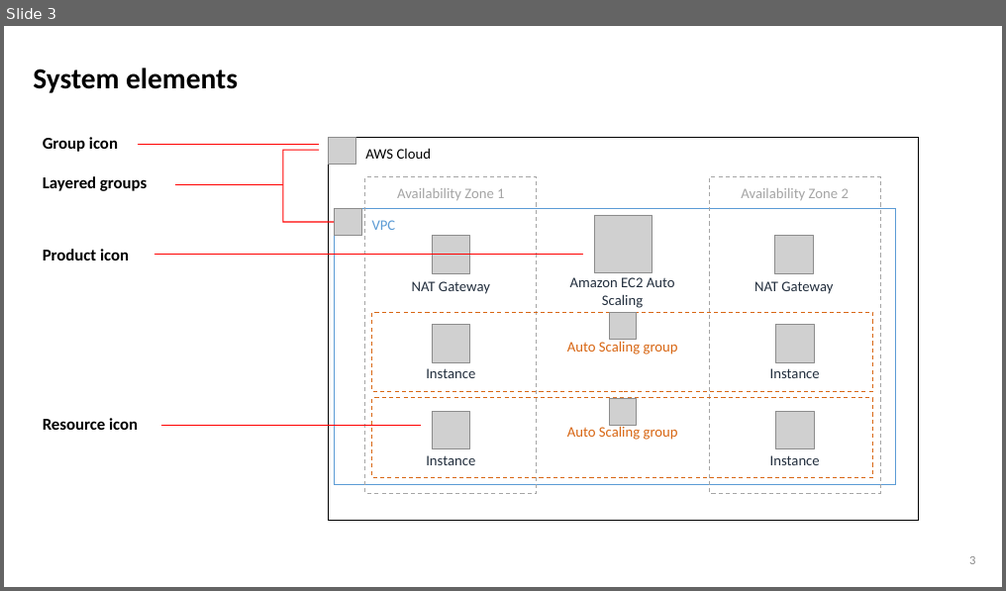
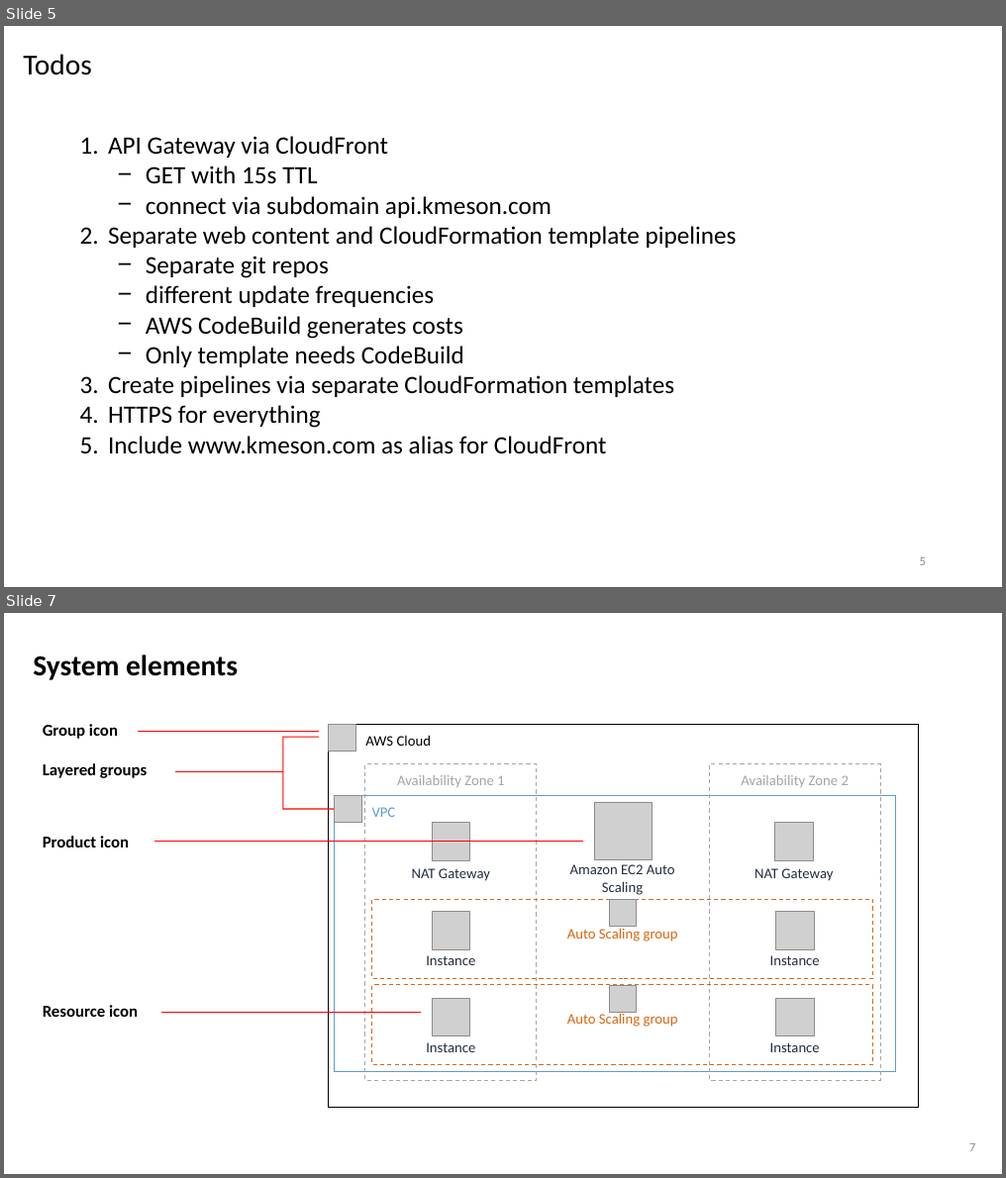
Before and after one commit to bsdoublestar/aws-serverless-simple-webapp, a slide deck: architecture/architecture.pptx. Shown one above the other, each under a label of ours: slide 3 before the commit, slides 5 and 7 after it; the slides between them are not shown. The pictures are 1006x591 and 1006x1178 pixels, drawn with LibreOffice and Linux fonts; fonts in the diff are those of the drawing; grey boxes stand for pictures. Boxes give left, top, right and bottom in pixels: in the first picture for what was removed or moved away, otherwise in the second. Text is boxed around its words. In the diff, an @@ line names an element or a change of style, - is before the commit and + after.

```diff
--- a/architecture/architecture.pptx
+++ b/architecture/architecture.pptx
@@ slide 5 added at [4, 26, 1002, 587], background #FFFFFF @@
@@ text added at [23, 54, 92, 76], 28 pt, text #000000 @@
+Todos
@@ text added at [108, 136, 737, 455], 24 pt, text #000000 @@
+1. API Gateway via CloudFront
+  − GET with 15s TTL
+  − connect via subdomain api.kmeson.com
+2. Separate web content and CloudFormation template pipelines
+  − Separate git repos
+  − different update frequencies
+  − AWS CodeBuild generates costs
+  − Only template needs CodeBuild
+3. Create pipelines via separate CloudFormation templates
+4. HTTPS for everything
+5. Include www.kmeson.com as alias for CloudFront
@@ page number added at [920, 558, 926, 566], 12 pt, text #8C8C8C @@
+5
@@ what was slide 3 is now slide 7 @@
@@ page number at [969, 1144, 975, 1152]: text changed @@
-3
+7
```
Also in this commit, not shown: 1 slide changed, 4 other slides added, 1 slide removed, 2 other files.
